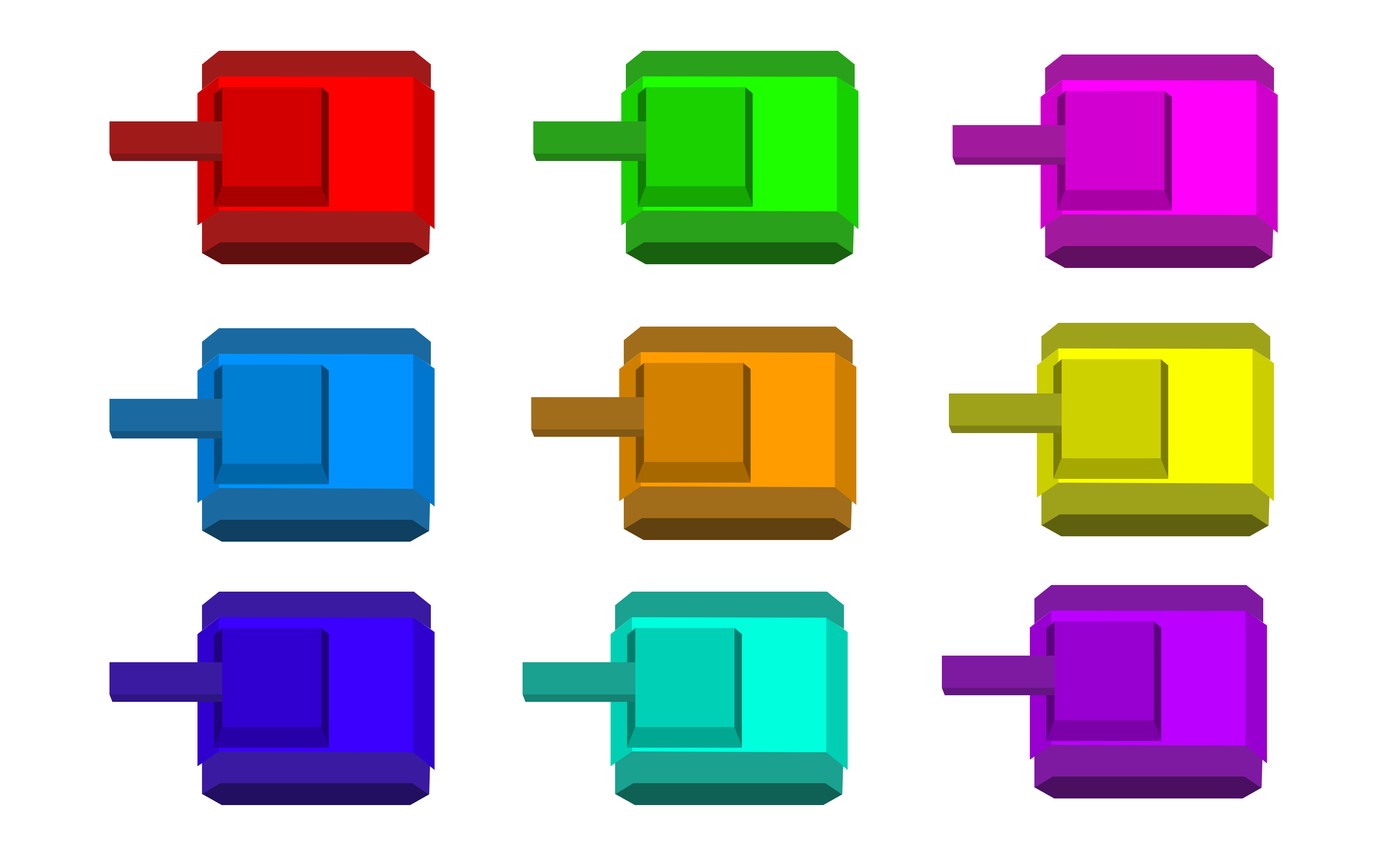
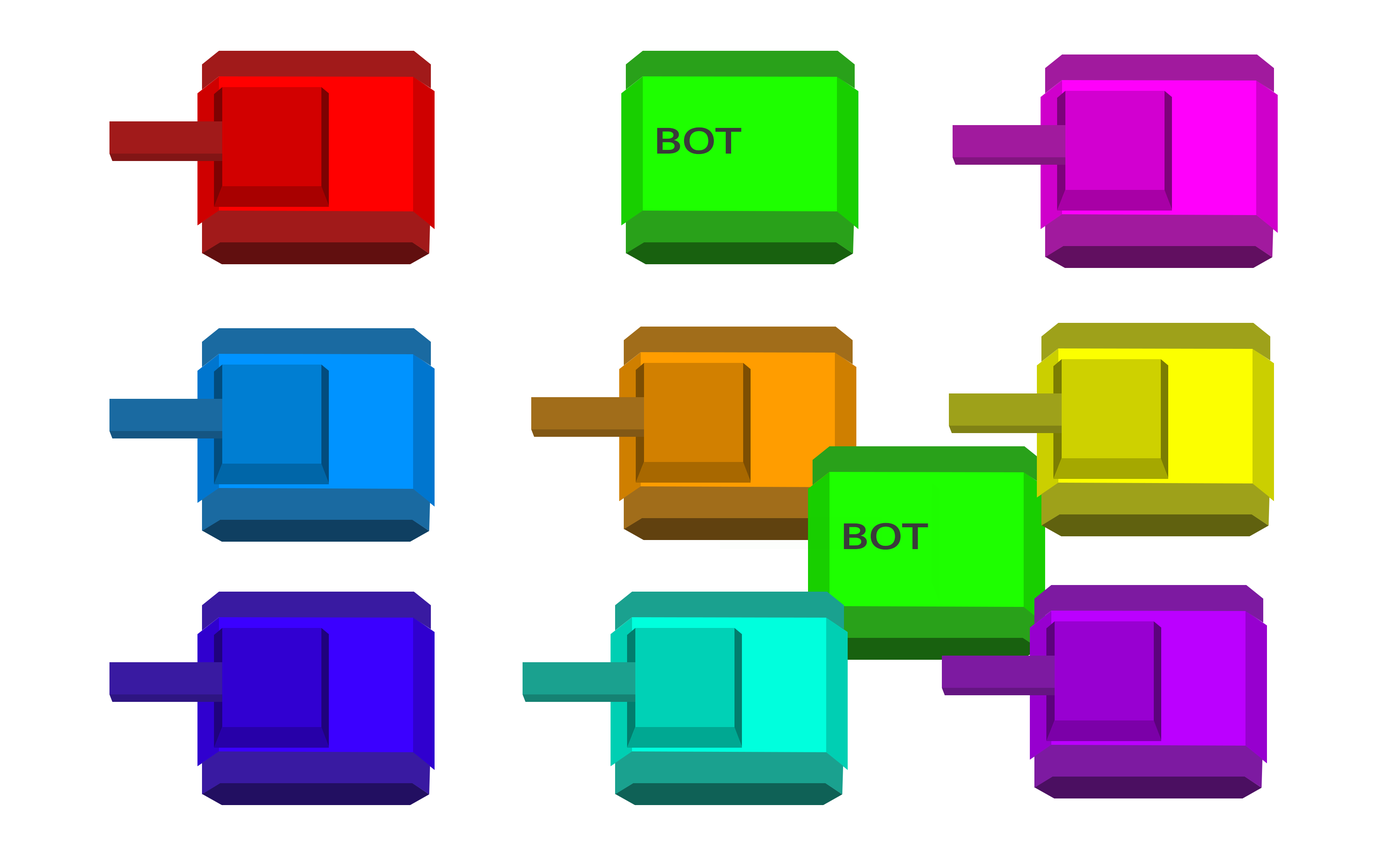
The second (1388, 867) image is a revision of the first. Changes to its layers:
added group "Tank Vert copie" with 15 layers above "Tank Vert" over [719, 446, 1045, 660]
added group "Tourelle" (6th of 10, in "Tank Vert copie") with 7 layers in group "Tank Vert copie" over [719, 482, 940, 603]
added layer "BOT" (1st of 2, in "Tank Vert copie" › "Tourelle") in group "Tourelle" over [843, 522, 928, 551]
added layer "Rectangle 2" (6th of 10, in "Tank Vert copie" › "Tourelle") (1%) in group "Tourelle" over [719, 517, 882, 550]
added layer "Forme 6" (6th of 10, in "Tank Vert copie" › "Tourelle") (1%) in group "Tourelle" over [931, 482, 940, 602]
added group "Corps" (6th of 10, in "Tank Vert copie") with 6 layers in group "Tank Vert copie" over [807, 446, 1045, 660]
added layer "Forme 3" (6th of 10, in "Tank Vert copie" › "Corps") in group "Corps" over [827, 606, 1041, 650]
added layer "Forme 2" (6th of 10, in "Tank Vert copie" › "Corps") in group "Corps" over [812, 446, 1037, 486]
added layer "Forme 1 copie" (6th of 10, in "Tank Vert copie" › "Corps") in group "Corps" over [1023, 472, 1045, 625]
added layer "Forme 1" (6th of 10, in "Tank Vert copie" › "Corps") in group "Corps" over [807, 472, 830, 620]
added layer "Rectangle 1" (6th of 10, in "Tank Vert copie" › "Corps") in group "Corps" over [829, 472, 1024, 608]
added layer "Forme 4" (6th of 10, in "Tank Vert copie" › "Corps") in group "Corps" over [847, 638, 1030, 660]
added layer "BOT" (2nd of 2, in "Tank Vert" › "Tourelle") in group "Tourelle" over [656, 127, 742, 155]
hid "Forme 5" (7th of 10, in "Tank Vert" › "Tourelle") over [645, 87, 746, 187]
hid "Forme 9" (7th of 10, in "Tank Vert" › "Tourelle") over [533, 153, 696, 162]
hid "Rectangle 2" (7th of 10, in "Tank Vert" › "Tourelle") over [533, 121, 696, 154]
hid "Forme 8" (7th of 10, in "Tank Vert" › "Tourelle") over [637, 186, 753, 207]
hid "Forme 6" (7th of 10, in "Tank Vert" › "Tourelle") over [744, 87, 753, 207]
…and 1 more changes (1 visibility)
